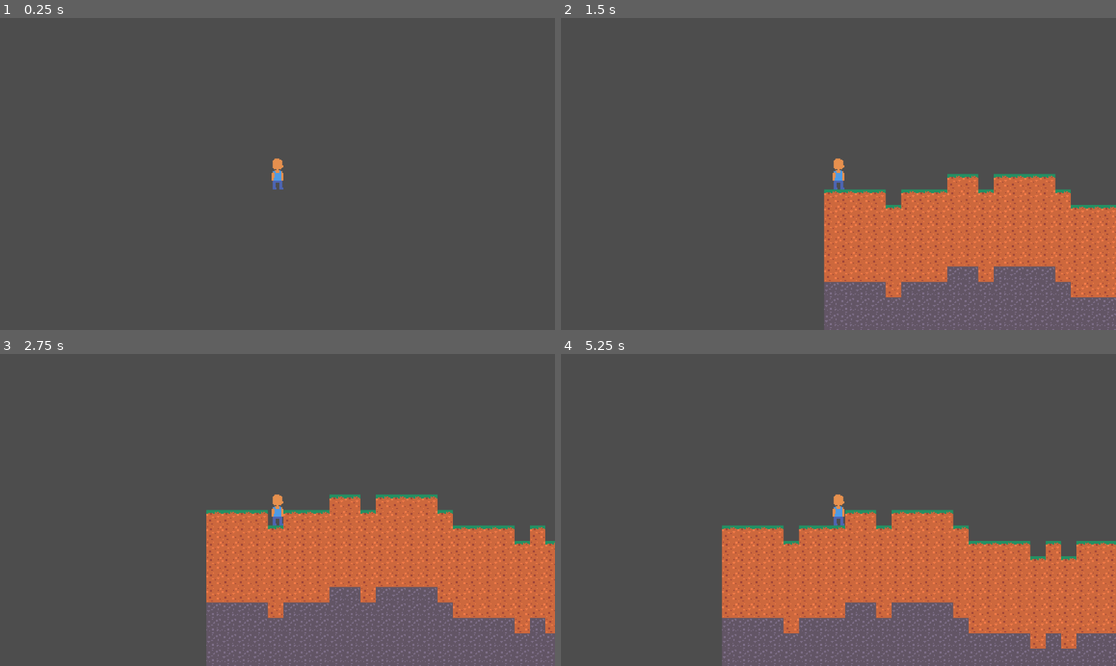
Above: before the commit, frames 1-4 (two rows, left to right).
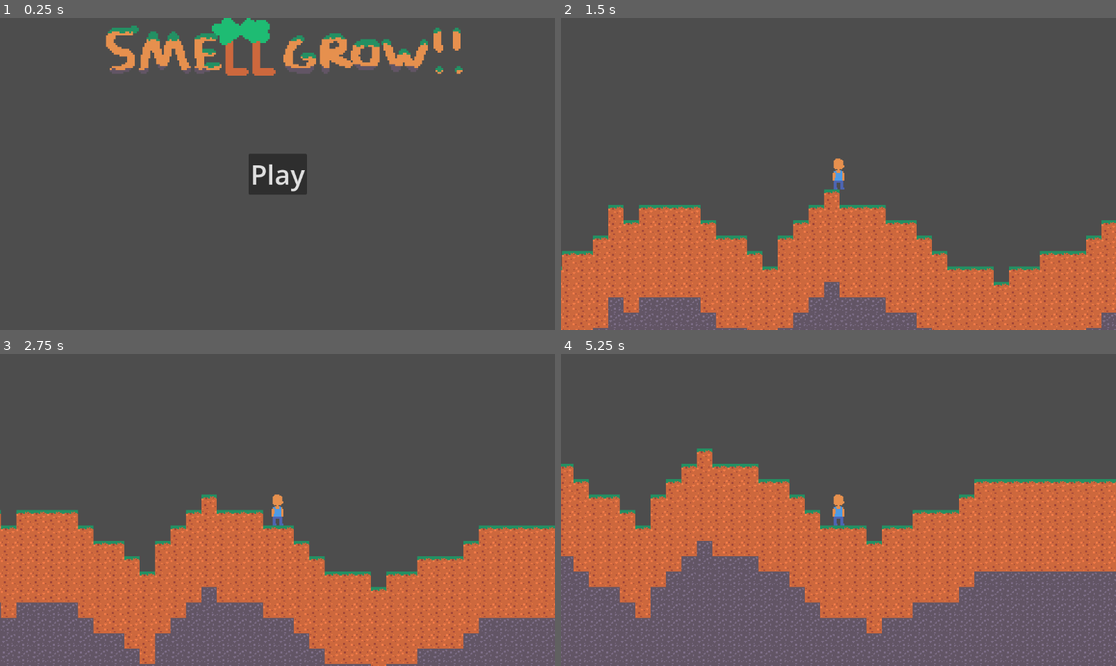
Above: after the commit, the same moments.

Repository: bubbaboogs/smellgrow
Game: Godot game, scene res://main_menu.tscn
Two runs of this game, one before a commit and one after it. Both use one fixed random seed, a clock stepped at 60 frames per second and the inputs below. Before the commit the project starts from res://node_2d.tscn.
Inputs (mouse positions are in pixels of both pictures, inside the frame that each line leads up to):
- Up to frame 1 (0.25 s): no input
- Up to frame 2 (1.5 s): click (838, 174) at 0.5 s, where only the run after the commit has a clickable "Play"; tap Enter at 1.25 s; move the mouse to (960, 158) at 1.27 s; press the mouse at (960, 158) at 1.28 s; hold Right (right) from 1.28 s (still down)
- Up to frame 3 (2.75 s): tap Space (jump) at 1.52 s; release Right (right) at 2 s; release the mouse at (399, 494) at 2 s; drag from (166, 525) to (249, 572) at 2.02 s
- Up to frame 4 (5.25 s): move the mouse to (894, 441) at 2.77 s; press the mouse at (894, 441) at 2.78 s; hold Left (left) 2.78-3.5 s; release the mouse at (894, 441) at 3.5 s; tap Space (jump) at 3.5, 4.52 s; drag from (810, 572) to (672, 463) at 3.52 s; tap Enter at 4.25 s; move the mouse to (1005, 556) at 4.27 s; press the mouse at (1005, 556) at 4.28 s; hold Right (right) 4.28-5 s; release the mouse at (1005, 556) at 5 s; drag from (672, 463) to (755, 432) at 5.02 s

The runs differ from the first frame. In frame 1, 5.5% of the frame differs, in the area x 19-84%, y 0-57%; in frame 2, 30%; in frame 3, 30%; in frame 4, 34%, in the area x 0-100%, y 30-100%.

Commit message:
added main menu + made player flip

Diff:
--- a/node_2d.tscn
+++ b/game.tscn
@@ -1,9 +1,9 @@
 [gd_scene load_steps=6 format=3 uid="uid://xebbehtulbdc"]
 
-[ext_resource type="PackedScene" uid="uid://c8ts3ljd0klqv" path="res://character.tscn" id="1_4j6dg"]
-[ext_resource type="Script" path="res://scripts/player.gd" id="2_f6raq"]
-[ext_resource type="TileSet" uid="uid://doi8t0afr4jdw" path="res://tiles.tres" id="4_vift2"]
-[ext_resource type="Script" path="res://scripts/terrain_generation.gd" id="4_xj770"]
+[ext_resource type="PackedScene" uid="uid://c8ts3ljd0klqv" path="res://character.tscn" id="1_xpf3q"]
+[ext_resource type="Script" path="res://scripts/player.gd" id="2_eguu7"]
+[ext_resource type="Script" path="res://scripts/terrain_generation.gd" id="3_xsvs6"]
+[ext_resource type="TileSet" uid="uid://doi8t0afr4jdw" path="res://tiles.tres" id="4_iddr0"]
 
 [sub_resource type="FastNoiseLite" id="FastNoiseLite_wnf7e"]
 noise_type = 2
@@ -12,18 +12,19 @@
 
 [node name="Node2D" type="Node2D"]
 
-[node name="Character" parent="." instance=ExtResource("1_4j6dg")]
-script = ExtResource("2_f6raq")
+[node name="Character" parent="." instance=ExtResource("1_xpf3q")]
+script = ExtResource("2_eguu7")
 speed = 200
 jump_speed = -800
 friction = 0.119
 
 [node name="Terrain" type="Node2D" parent="." node_paths=PackedStringArray("player", "tilemap")]
-script = ExtResource("4_xj770")
+script = ExtResource("3_xsvs6")
+new_chunk_load = true
 player = NodePath("../Character")
 tilemap = NodePath("../TileMapLayer")
 noise = SubResource("FastNoiseLite_wnf7e")
 
 [node name="TileMapLayer" type="TileMapLayer" parent="."]
 scale = Vector2(2, 2)
-tile_set = ExtResource("4_vift2")
+tile_set = ExtResource("4_iddr0")
--- /dev/null
+++ b/main_menu.tscn
@@ -0,0 +1,42 @@
+[gd_scene load_steps=3 format=3 uid="uid://c4wbh6gr83skw"]
+
+[ext_resource type="Texture2D" uid="uid://ddiru4vlbpeyw" path="res://sprites/smellgrow logo.png" id="1_8d04j"]
+[ext_resource type="Script" path="res://scripts/play_button.gd" id="2_gqdr0"]
+
+[node name="Control" type="Control"]
+layout_mode = 3
+anchors_preset = 15
+anchor_right = 1.0
+anchor_bottom = 1.0
+grow_horizontal = 2
+grow_vertical = 2
+
+[node name="TextureRect" type="TextureRect" parent="."]
+layout_mode = 1
+anchors_preset = 5
+anchor_left = 0.5
+anchor_right = 0.5
+offset_left = -384.0
+offset_right = 384.0
+offset_bottom = 128.0
+grow_horizontal = 2
+texture = ExtResource("1_8d04j")
+
+[node name="Button" type="Button" parent="."]
+layout_mode = 1
+anchors_preset = 8
+anchor_left = 0.5
+anchor_top = 0.5
+anchor_right = 0.5
+anchor_bottom = 0.5
+offset_left = -60.5
+offset_top = -42.5
+offset_right = 60.5
+offset_bottom = 42.5
+grow_horizontal = 2
+grow_vertical = 2
+theme_override_font_sizes/font_size = 56
+text = "Play"
+script = ExtResource("2_gqdr0")
+
+[connection signal="pressed" from="Button" to="Button" method="_on_pressed"]
--- a/project.godot
+++ b/project.godot
@@ -11,7 +11,7 @@
 [application]
 
 config/name="smellgrow"
-run/main_scene="res://node_2d.tscn"
+run/main_scene="res://main_menu.tscn"
 config/features=PackedStringArray("4.3", "Forward Plus")
 config/icon="res://icon.svg"
 
--- /dev/null
+++ b/scripts/play_button.gd
@@ -0,0 +1,6 @@
+extends Button
+
+
+
+func _on_pressed() -> void:
+	get_tree().change_scene_to_file("res://game.tscn")
--- a/scripts/player.gd
+++ b/scripts/player.gd
@@ -12,6 +12,12 @@
 	velocity.y += gravity * delta
 	var dir = Input.get_axis("left", "right")
 	if dir != 0:
+		if(dir > 0):
+			var sprite: Sprite2D = get_child(0)
+			sprite.flip_h = false
+		else:
+			var sprite: Sprite2D = get_child(0)
+			sprite.flip_h = true
 		velocity.x = lerp(velocity.x, dir * speed, acceleration)
 	else:
 		velocity.x = lerp(velocity.x, 0.0, friction)
Binary file added: sprites/smellgrow logo.png
Not shown, added: sprites/smellgrow logo.png.import
